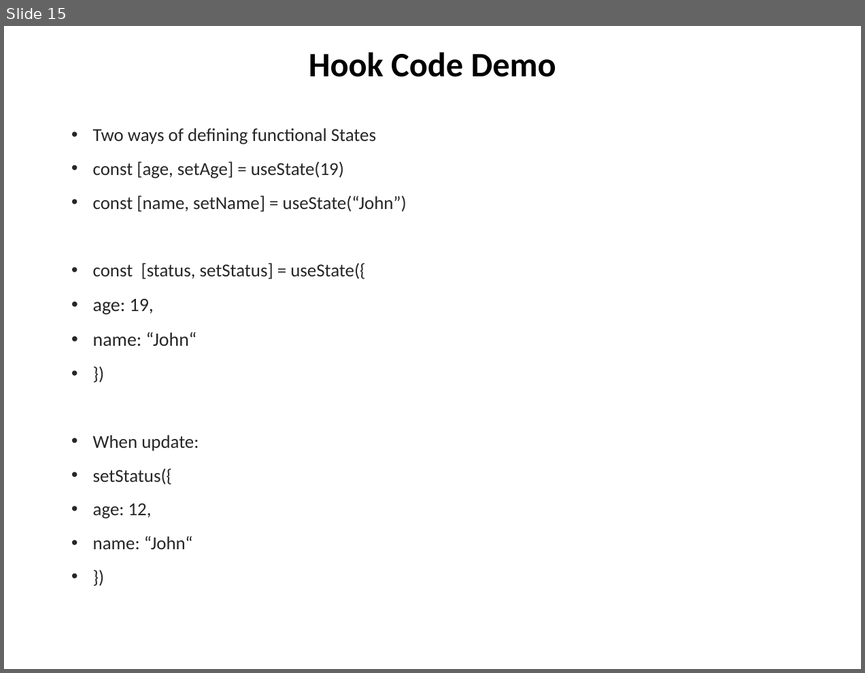
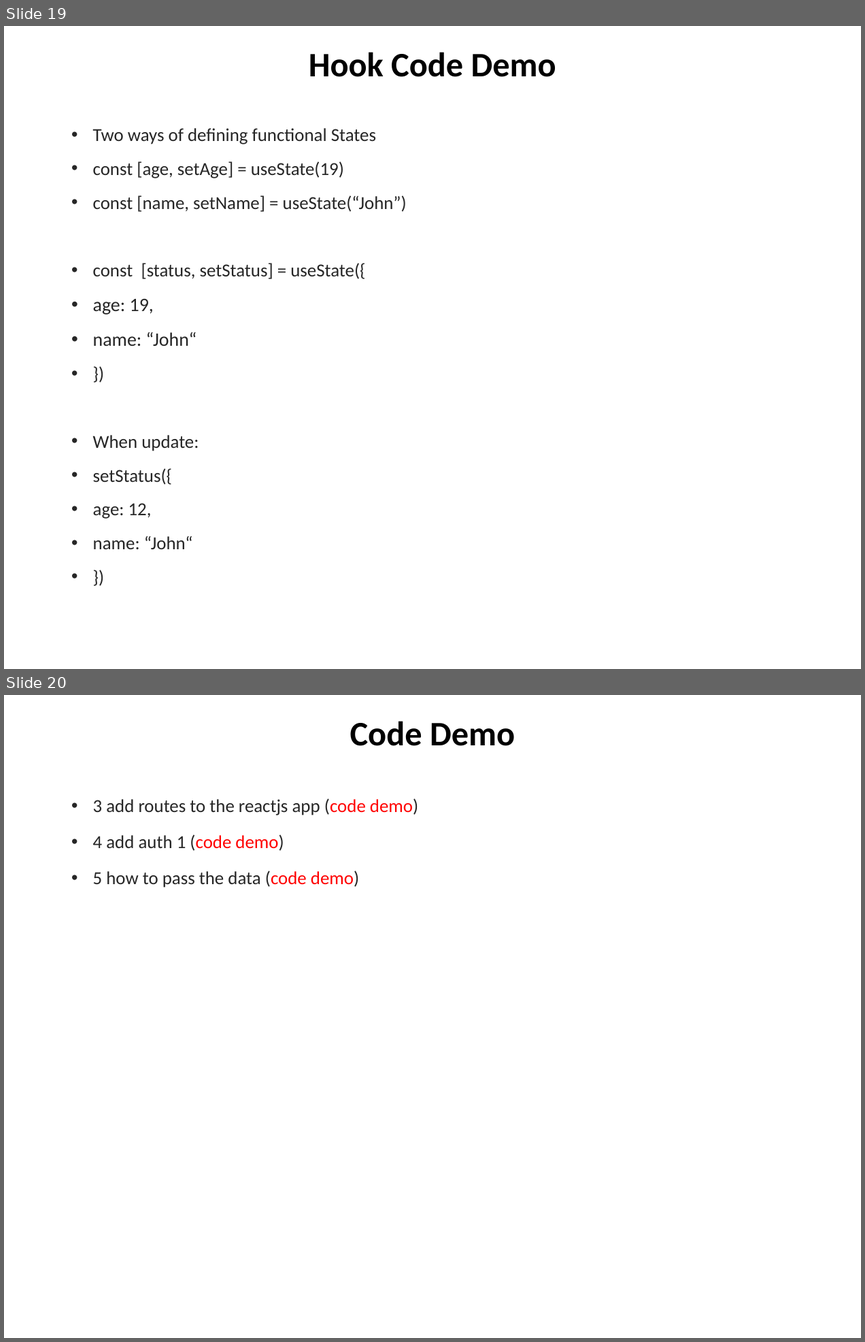
Before and after one commit to chuacw/SGUS-Slides, a slide deck: BCI - Batch2 - Day9 - Reactjs 1 Intro.pptx. Shown one above the other, each under a label of ours: slide 15 before the commit, slides 19 and 20 after it. The pictures are 865x673 and 865x1342 pixels, drawn with LibreOffice and Linux fonts; fonts in the diff are those of the drawing. Boxes give left, top, right and bottom in pixels: in the first picture for what was removed or moved away, otherwise in the second. Text is boxed around its words. In the diff, an @@ line names an element or a change of style, - is before the commit and + after.

```diff
--- a/BCI - Batch2 - Day9 - Reactjs 1 Intro.pptx
+++ b/BCI - Batch2 - Day9 - Reactjs 1 Intro.pptx
@@ slide 20 added at [4, 695, 861, 1338], background #FFFFFF @@
@@ title added at [350, 721, 515, 746], 28.8 pt, text #000000, bold @@
+Code Demo
@@ text added at [93, 798, 418, 887], 15.4 pt, text #262626 @@
+• 3 add routes to the reactjs app (code demo)
+• 4 add auth 1 (code demo)
+• 5 how to pass the data (code demo)
@@ what was slide 15 is now slide 19 @@
```
Also in this commit, not shown: 4 slides changed, 2 other slides added, 1 slide removed, 1 other file.
